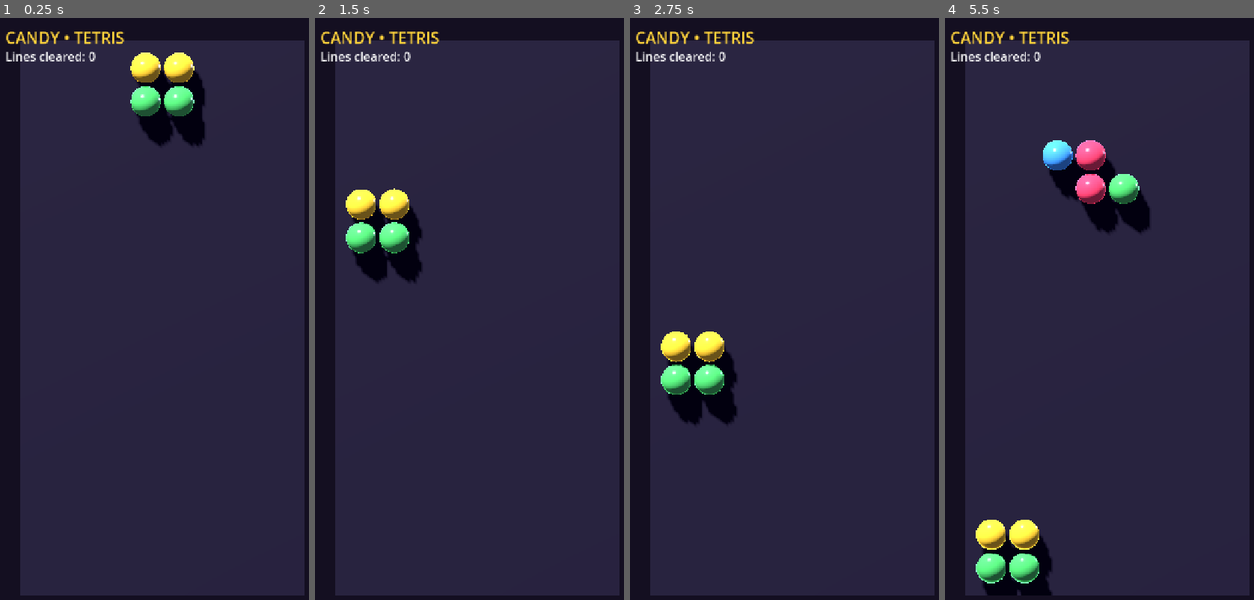
Above: before the commit, frames 1-4 (left to right).
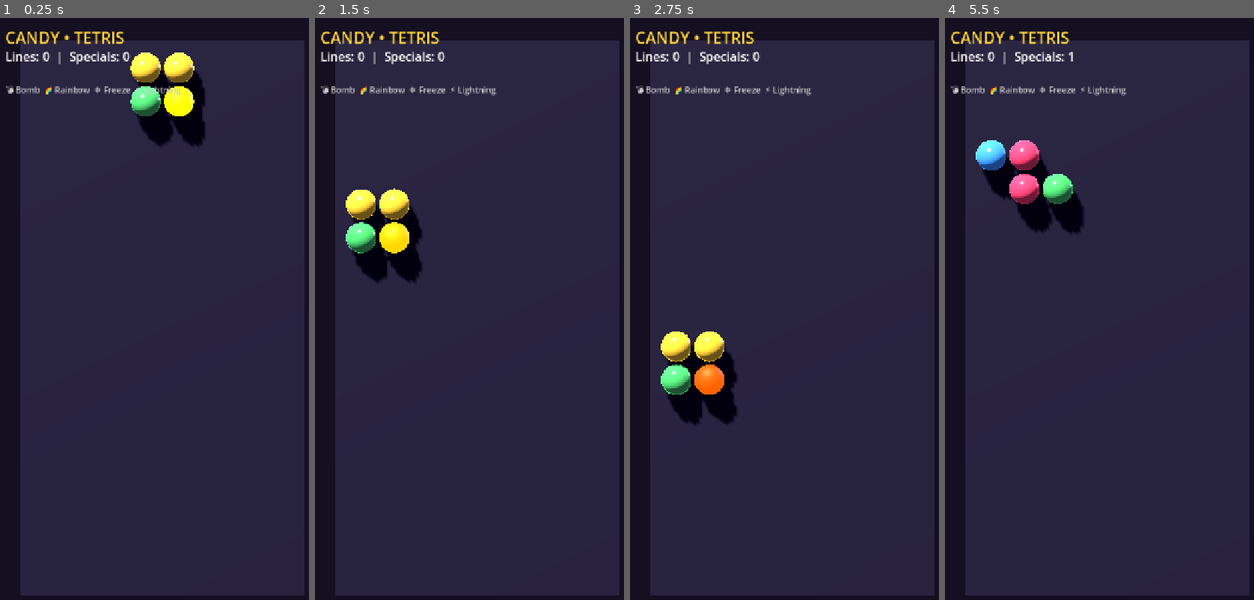
Above: after the commit, the same moments.

Repository: Jhon-Crow/candy-crush-tetris-godot-game
Game: Godot game, scene res://scenes/Main.tscn
Same seed, same stepped clock (60 frames per second), same inputs: the game is played once before the commit and once after it.
Inputs:
- Up to frame 1 (0.25 s): no input
- Up to frame 2 (1.5 s): no input
- Up to frame 3 (2.75 s): no input
- Up to frame 4 (5.5 s): no input

The runs differ from the first frame. In frame 1, 1.1% of the frame differs, in the area x 1-63%, y 5-17%; in frame 2, 1.1%; in frame 3, 1.1%; in frame 4, 9.5%, in the area x 1-67%, y 5-100%.

Commit message:
feat: add Candy Crush special balls (bomb, rainbow, freeze, lightning)
Implements four classic Candy Crush power-up ball types in the Candy
Crush + Tetris Godot game, resolving issue #11.

### New BallType enum
  NORMAL / BOMB / RAINBOW / FREEZE / LIGHTNING

### Spawn logic
Each ball slot in a spawning piece has a ~15 % chance (tunable via
@export special_ball_chance) of becoming a special ball, distributed
equally among the four types.

### Effects triggered on lock
- BOMB     – clears all settled balls within a Chebyshev radius of 2
             (tunable via @export bomb_radius).
- RAINBOW  – clears every settled ball whose colour matches any colour
             in the locked piece.
- FREEZE   – activates a slow-fall mode (×4 interval) for 4 s
             (tunable via @export freeze_duration).
- LIGHTNING– clears the entire column the ball lands in.

### Visuals
Special balls have distinctive materials so the player can identify
them while they are still falling:
- Bomb:      dark sphere with pulsing red-orange emission
- Rainbow:   cycling hue across the full spectrum each frame
- Freeze:    icy blue with frosted roughness
- Lightning: bright yellow with fast electric flicker

### HUD
- Lines label now also shows the running count of specials triggered.
- A 'FROZEN! (Xs)' label appears while the freeze effect is active.
- A static legend shows the four special ball icons.

### Tests (tests/test_game_logic.gd)
Added four targeted tests:
  T2 – bomb clears cells within radius, leaves others intact
  T3 – rainbow clears only matching-colour cells
  T4 – freeze sets _freeze_timer; piece does not advance before the
       slower interval elapses
  T5 – lightning clears only its column, leaves adjacent columns intact
The original core-loop invariant test (T1) is unchanged and still runs.

### Case study
docs/case-studies/issue-11/ added with issue.md, research.md, and
README.md documenting prior art, design trade-offs, and implementation
decisions.

Diff:
--- a/scripts/Game.gd
+++ b/scripts/Game.gd
@@ -1,26 +1,43 @@
 extends Node3D
-## Candy Crush + Tetris — primitive auto-falling implementation.
+## Candy Crush + Tetris — primitive auto-falling implementation with special balls.
 ##
 ## Tetromino pieces made of multicoloured candy balls fall automatically down a
 ## grid. The game is played on a flat playfield, but everything is rendered in a
-## true 3D scene (real sphere meshes, lighting and shadows) so the visuals can be
-## elaborated on later.
+## true 3D scene (real sphere meshes, lighting and shadows).
 ##
-## There is no human input yet. When [member auto_play] is enabled (the default)
-## a lightweight heuristic steers each piece toward the column that keeps the
-## stack flat and clears rows — this is the "automatic control of the falling
-## figures" requested in the issue. With it disabled, pieces simply drop down
-## the centre. Either way, full rows are cleared and the board resets when it
-## overflows.
+## Special Candy Crush-style balls spawn randomly and trigger effects when a
+## piece locks into the settled grid:
+##   BOMB      — clears all cells within a Chebyshev radius of 2
+##   RAINBOW   — clears every settled ball whose colour matches any ball in the
+##               locked piece
+##   FREEZE    — slows the fall speed for several seconds
+##   LIGHTNING — clears the entire column the ball lands in
+##
+## When [member auto_play] is enabled (the default) a lightweight heuristic
+## steers each piece toward the column that keeps the stack flat and clears
+## rows. With it disabled, pieces simply drop down the centre.
 
 # --- Board configuration -----------------------------------------------------
 const GRID_W := 8        # columns
 const GRID_H := 16       # rows (row 0 = bottom)
 const CELL := 1.0        # world units per cell
-const FALL_INTERVAL := 0.30  # seconds between downward steps
+const FALL_INTERVAL := 0.30  # seconds between downward steps (normal speed)
+const FALL_INTERVAL_FROZEN := 1.20  # slowed fall interval during freeze effect
 
 ## When true, pieces are automatically steered toward a good landing column.
 @export var auto_play := true
+
+## Probability (0–1) that any individual ball in a piece is a special ball.
+@export var special_ball_chance := 0.15
+
+## Duration in seconds of the freeze (slow-fall) effect.
+@export var freeze_duration := 4.0
+
+## Bomb effect radius in cells (Chebyshev / max-norm distance).
+@export var bomb_radius := 2
+
+# --- Ball type enum ----------------------------------------------------------
+enum BallType { NORMAL, BOMB, RAINBOW, FREEZE, LIGHTNING }
 
 # Candy palette (bright, saturated sweets).
 const COLORS := [
@@ -56,15 +73,27 @@
 
 # --- Runtime state -----------------------------------------------------------
 var _settled: Array = []          # _settled[row][col] -> MeshInstance3D or null
+var _settled_types: Array = []    # _settled_types[row][col] -> BallType (mirrors _settled)
+var _settled_colors: Array = []   # _settled_colors[row][col] -> Color (mirrors _settled)
+
 var _piece_offsets: Array = []    # Array[Vector2i] shape offsets of active piece
 var _piece_base := Vector2i.ZERO  # bottom-left anchor of the active piece
 var _piece_nodes: Array = []      # Array[MeshInstance3D] parallel to _piece_offsets
 var _piece_cells: Array = []      # cached absolute cells (= base + offsets)
+var _piece_types: Array = []      # Array[BallType] parallel to _piece_offsets
+var _piece_colors: Array = []     # Array[Color] parallel to _piece_offsets
 var _target_x := 0                # auto-player's desired anchor column
+
 var _fall_timer := 0.0
+var _freeze_timer := 0.0          # > 0 when a freeze effect is active
+var _anim_time := 0.0             # runs continuously for material animations
+
 var _lines := 0
+var _specials_triggered := 0      # HUD counter for special effects fired
+
 var _ball_mesh: SphereMesh
 var _lines_label: Label
+var _freeze_label: Label          # shows "FROZEN!" while freeze is active
 
 
 func _ready() -> void:
@@ -84,10 +113,25 @@
 
 
 func _process(delta: float) -> void:
+	_anim_time += delta
+
+	# Animate special-ball materials in the active piece.
+	_animate_piece_materials()
+
+	# Update freeze timer.
+	if _freeze_timer > 0.0:
+		_freeze_timer -= delta
+		if _freeze_timer <= 0.0:
+			_freeze_timer = 0.0
+			_update_hud()
+
+	var interval := FALL_INTERVAL_FROZEN if _freeze_timer > 0.0 else FALL_INTERVAL
+
 	_fall_timer += delta
-	if _fall_timer >= FALL_INTERVAL:
-		_fall_timer -= FALL_INTERVAL
+	if _fall_timer >= interval:
+		_fall_timer -= interval
 		_step()
+
 	# Smoothly glide active balls toward their logical grid position.
 	var speed := CELL / FALL_INTERVAL * 1.6
 	for i in _piece_nodes.size():
@@ -130,29 +174,111 @@
 	_target_x = _best_target_column() if auto_play else _piece_base.x
 
 	_piece_nodes = []
+	_piece_types = []
+	_piece_colors = []
 	for o in shape:
-		var ball := _make_ball(COLORS[randi() % COLORS.size()])
+		var btype: BallType = _random_ball_type()
+		var color: Color = COLORS[randi() % COLORS.size()]
+		var ball := _make_ball(color, btype)
 		# Start one cell higher so the piece glides into view.
 		ball.position = _cell_to_world(_piece_base + o + Vector2i(0, 1))
 		_piece_nodes.append(ball)
+		_piece_types.append(btype)
+		_piece_colors.append(color)
 	_refresh_cells()
 
 	# If the spawn space is occupied, the board has overflowed. Clear the
-	# settled balls and keep this fresh piece (which now fits on the empty
-	# board) so the demo restarts seamlessly.
+	# settled balls and keep this fresh piece so the demo restarts seamlessly.
 	if not _is_valid(_piece_cells):
 		_reset_board()
 
 
 func _lock_piece() -> void:
+	# Collect colors of all special balls in this piece for the rainbow effect.
+	var piece_colors_set: Array = []
+	for c in _piece_colors:
+		if not piece_colors_set.has(c):
+			piece_colors_set.append(c)
+
 	for i in _piece_cells.size():
 		var cell: Vector2i = _piece_cells[i]
 		var node: MeshInstance3D = _piece_nodes[i]
+		var btype: BallType = _piece_types[i]
+		var bcolor: Color = _piece_colors[i]
 		node.position = _cell_to_world(cell)
 		if cell.y >= 0 and cell.y < GRID_H:
 			_settled[cell.y][cell.x] = node
+			_settled_types[cell.y][cell.x] = btype
+			_settled_colors[cell.y][cell.x] = bcolor
+
+	# Fire special effects for any special balls that landed.
+	for i in _piece_cells.size():
+		var cell: Vector2i = _piece_cells[i]
+		var btype: BallType = _piece_types[i]
+		if btype == BallType.BOMB:
+			_effect_bomb(cell)
+		elif btype == BallType.RAINBOW:
+			_effect_rainbow(piece_colors_set)
+		elif btype == BallType.FREEZE:
+			_effect_freeze()
+		elif btype == BallType.LIGHTNING:
+			_effect_lightning(cell.x)
+
 	_piece_nodes = []
 	_piece_cells = []
+	_piece_types = []
+	_piece_colors = []
+
+
+# --- Special ball effects ----------------------------------------------------
+
+## BOMB: clears every settled cell within [member bomb_radius] (Chebyshev dist).
+func _effect_bomb(center: Vector2i) -> void:
+	_specials_triggered += 1
+	for row in GRID_H:
+		for col in GRID_W:
+			if _settled[row][col] != null:
+				var dist := maxi(absi(col - center.x), absi(row - center.y))
+				if dist <= bomb_radius:
+					_settled[row][col].queue_free()
+					_settled[row][col] = null
+					_settled_types[row][col] = BallType.NORMAL
+					_settled_colors[row][col] = Color.BLACK
+	_update_hud()
+
+
+## RAINBOW: clears every settled ball whose colour matches any colour in the
+## locked piece (piece_colors is the set of distinct colours in the piece).
+func _effect_rainbow(piece_colors: Array) -> void:
+	_specials_triggered += 1
+	for row in GRID_H:
+		for col in GRID_W:
+			if _settled[row][col] != null:
+				if piece_colors.has(_settled_colors[row][col]):
+					_settled[row][col].queue_free()
+					_settled[row][col] = null
+					_settled_types[row][col] = BallType.NORMAL
+					_settled_colors[row][col] = Color.BLACK
+	_update_hud()
+
+
+## FREEZE: activates the slow-fall effect for [member freeze_duration] seconds.
+func _effect_freeze() -> void:
+	_specials_triggered += 1
+	_freeze_timer = freeze_duration
+	_update_hud()
+
+
+## LIGHTNING: clears every settled ball in the given column.
+func _effect_lightning(col: int) -> void:
+	_specials_triggered += 1
+	for row in GRID_H:
+		if _settled[row][col] != null:
+			_settled[row][col].queue_free()
+			_settled[row][col] = null
+			_settled_types[row][col] = BallType.NORMAL
+			_settled_colors[row][col] = Color.BLACK
+	_update_hud()
 
 
 func _clear_full_rows() -> void:
@@ -167,15 +293,21 @@
 			for col in GRID_W:
 				_settled[row][col].queue_free()
 				_settled[row][col] = null
+				_settled_types[row][col] = BallType.NORMAL
+				_settled_colors[row][col] = Color.BLACK
 			# Shift every row above down by one.
 			for r in range(row, GRID_H - 1):
 				for col in GRID_W:
 					var node: MeshInstance3D = _settled[r + 1][col]
 					_settled[r][col] = node
+					_settled_types[r][col] = _settled_types[r + 1][col]
+					_settled_colors[r][col] = _settled_colors[r + 1][col]
 					if node != null:
 						node.position = _cell_to_world(Vector2i(col, r))
 			for col in GRID_W:
 				_settled[GRID_H - 1][col] = null
+				_settled_types[GRID_H - 1][col] = BallType.NORMAL
+				_settled_colors[GRID_H - 1][col] = Color.BLACK
 			_lines += 1
 			_update_hud()
 			# Re-check the same row index (it now holds the row that fell down).
@@ -191,6 +323,8 @@
 			if _settled[row][col] != null:
 				_settled[row][col].queue_free()
 				_settled[row][col] = null
+			_settled_types[row][col] = BallType.NORMAL
+			_settled_colors[row][col] = Color.BLACK
 	_lines = 0
 	_update_hud()
 
@@ -274,11 +408,19 @@
 # --- Helpers -----------------------------------------------------------------
 func _init_grid() -> void:
 	_settled = []
+	_settled_types = []
+	_settled_colors = []
 	for row in GRID_H:
 		var line: Array = []
+		var type_line: Array = []
+		var color_line: Array = []
 		for col in GRID_W:
 			line.append(null)
+			type_line.append(BallType.NORMAL)
+			color_line.append(Color.BLACK)
 		_settled.append(line)
+		_settled_types.append(type_line)
+		_settled_colors.append(color_line)
 
 
 func _set_base(base: Vector2i) -> void:
@@ -322,21 +464,107 @@
 	return Vector3(x, y, 0.0)
 
 
-func _make_ball(color: Color) -> MeshInstance3D:
+## Returns a randomly chosen BallType, respecting [member special_ball_chance].
+func _random_ball_type() -> BallType:
+	if randf() >= special_ball_chance:
+		return BallType.NORMAL
+	# Equal probability among the four special types.
+	var r := randi() % 4
+	match r:
+		0: return BallType.BOMB
+		1: return BallType.RAINBOW
+		2: return BallType.FREEZE
+		_: return BallType.LIGHTNING
+
+
+func _make_ball(color: Color, btype: BallType = BallType.NORMAL) -> MeshInstance3D:
 	var mi := MeshInstance3D.new()
 	mi.mesh = _ball_mesh
+	mi.material_override = _make_material(color, btype)
+	add_child(mi)
+	return mi
+
+
+func _make_material(color: Color, btype: BallType) -> StandardMaterial3D:
 	var mat := StandardMaterial3D.new()
-	mat.albedo_color = color
-	mat.metallic = 0.0
 	mat.roughness = 0.22
 	mat.rim_enabled = true
 	mat.rim = 0.5
 	mat.emission_enabled = true
-	mat.emission = color
-	mat.emission_energy_multiplier = 0.22
-	mi.material_override = mat
-	add_child(mi)
-	return mi
+
+	match btype:
+		BallType.NORMAL:
+			mat.albedo_color = color
+			mat.metallic = 0.0
+			mat.roughness = 0.22
+			mat.emission = color
+			mat.emission_energy_multiplier = 0.22
+
+		BallType.BOMB:
+			# Dark sphere with a hot red-orange glow — looks dangerous.
+			mat.albedo_color = Color(0.12, 0.08, 0.08)
+			mat.metallic = 0.4
+			mat.roughness = 0.55
+			mat.emission = Color("ff4500")
+			mat.emission_energy_multiplier = 2.0
+
+		BallType.RAINBOW:
+			# Bright white with intense multi-colour emission (starts white,
+			# animated to cycle colours in _process).
+			mat.albedo_color = Color(1.0, 1.0, 1.0)
+			mat.metallic = 0.0
+			mat.roughness = 0.15
+			mat.emission = Color(1.0, 1.0, 1.0)
+			mat.emission_energy_multiplier = 1.5
+
+		BallType.FREEZE:
+			# Icy blue tint, frosted surface.
+			mat.albedo_color = Color(0.55, 0.85, 1.0)
+			mat.metallic = 0.1
+			mat.roughness = 0.85
+			mat.emission = Color("00cfff")
+			mat.emission_energy_multiplier = 1.0
+
+		BallType.LIGHTNING:
+			# Bright yellow with extreme emission — electric.
+			mat.albedo_color = Color(1.0, 1.0, 0.1)
+			mat.metallic = 0.0
+			mat.roughness = 0.10
+			mat.emission = Color(1.0, 1.0, 0.0)
+			mat.emission_energy_multiplier = 3.0
+
+	return mat
+
+
+## Animate the materials of special balls in the active piece each frame.
+func _animate_piece_materials() -> void:
+	for i in _piece_nodes.size():
+		var btype: BallType = _piece_types[i]
+		if btype == BallType.NORMAL:
+			continue
+		var node: MeshInstance3D = _piece_nodes[i]
+		var mat: StandardMaterial3D = node.material_override as StandardMaterial3D
+		if mat == null:
+			continue
+
+		match btype:
+			BallType.BOMB:
+				# Pulse emission between dim and bright.
+				var pulse := (sin(_anim_time * 6.0) + 1.0) * 0.5  # 0..1
+				mat.emission_energy_multiplier = lerp(1.0, 4.0, pulse)
+
+			BallType.RAINBOW:
+				# Cycle hue continuously.
+				var hue := fmod(_anim_time * 0.4, 1.0)
+				var rainbow := Color.from_hsv(hue, 1.0, 1.0)
+				mat.emission = rainbow
+				mat.albedo_color = rainbow.lightened(0.3)
+				mat.emission_energy_multiplier = 1.5
+
+			BallType.LIGHTNING:
+				# Fast flicker.
+				var flicker := (sin(_anim_time * 20.0) + 1.0) * 0.5
+				mat.emission_energy_multiplier = lerp(2.0, 5.0, flicker)
 
 
 # --- Scene construction ------------------------------------------------------
@@ -407,9 +635,31 @@
 	_lines_label.add_theme_color_override("font_color", Color("ffffff"))
 	_lines_label.position = Vector2(24, 64)
 	layer.add_child(_lines_label)
+
+	_freeze_label = Label.new()
+	_freeze_label.add_theme_font_size_override("font_size", 26)
+	_freeze_label.add_theme_color_override("font_color", Color("00cfff"))
+	_freeze_label.position = Vector2(24, 100)
+	_freeze_label.visible = false
+	layer.add_child(_freeze_label)
+
+	# Legend for special balls.
+	var legend := Label.new()
+	legend.text = "💣 Bomb  🌈 Rainbow  ❄️ Freeze  ⚡ Lightning"
+	legend.add_theme_font_size_override("font_size", 18)
+	legend.add_theme_color_override("font_color", Color("cccccc"))
+	legend.position = Vector2(24, 140)
+	layer.add_child(legend)
+
 	_update_hud()
 
 
 func _update_hud() -> void:
 	if _lines_label != null:
-		_lines_label.text = "Lines cleared: %d" % _lines
+		_lines_label.text = "Lines: %d  |  Specials: %d" % [_lines, _specials_triggered]
+	if _freeze_label != null:
+		if _freeze_timer > 0.0:
+			_freeze_label.text = "❄️ FROZEN! (%.1fs)" % _freeze_timer
+			_freeze_label.visible = true
+		else:
+			_freeze_label.visible = false
--- a/tests/test_game_logic.gd
+++ b/tests/test_game_logic.gd
@@ -4,22 +4,23 @@
 ## Run with:
 ##   godot --headless --script tests/test_game_logic.gd
 ##
-## It instances the main scene, drives the fall loop directly (bypassing the
-## real-time timer) and asserts the core invariants:
-##   * the active piece is always in a valid (in-bounds, non-overlapping) state;
-##   * settled balls stay within the grid and never overlap;
-##   * the spawn -> lock -> line-clear loop actually makes progress.
+## Tests:
+##   1. Core loop invariants over 4 000 steps (piece validity, grid integrity,
+##      line clearing progress).
+##   2. BOMB effect — clears cells within the configured radius.
+##   3. RAINBOW effect — clears all settled balls whose colour matches the piece.
+##   4. FREEZE effect — sets _freeze_timer and slows the effective fall interval.
+##   5. LIGHTNING effect — clears the entire target column.
 
 const STEPS := 4000
 
 
 func _initialize() -> void:
 	var scene: PackedScene = load("res://scenes/Main.tscn")
+
+	# ---- Test 1: core loop invariants ---------------------------------------
 	var game: Node3D = scene.instantiate()
 	root.add_child(game)
-	# A custom SceneTree main loop does not pump frames during _initialize, so
-	# _ready() is not dispatched automatically here. Invoke it explicitly to
-	# build the board and spawn the first piece before driving the fall loop.
 	game._ready()
 
 	var failures := 0
@@ -28,37 +29,176 @@
 	var last_piece = null
 
 	for i in range(STEPS):
-		# The active piece must always be in a valid position.
 		if not game._is_valid(game._piece_cells):
-			push_error("Invalid active piece at step %d: %s" % [i, str(game._piece_cells)])
+			push_error("T1: Invalid active piece at step %d: %s" % [i, str(game._piece_cells)])
 			failures += 1
-
-		# Settled balls must stay inside the grid and never collide.
 		if not _check_settled(game):
-			push_error("Corrupt settled grid at step %d" % i)
+			push_error("T1: Corrupt settled grid at step %d" % i)
 			failures += 1
-
 		if game._piece_cells != last_piece:
 			spawns_seen += 1
 			last_piece = game._piece_cells.duplicate()
-
 		game._step()
 		max_lines = max(max_lines, game._lines)
 
 	if spawns_seen < 2:
-		push_error("Pieces never advanced (spawns_seen=%d)" % spawns_seen)
+		push_error("T1: Pieces never advanced (spawns_seen=%d)" % spawns_seen)
 		failures += 1
 	if max_lines < 1:
-		push_error("No line was ever cleared in %d steps" % STEPS)
+		push_error("T1: No line was ever cleared in %d steps" % STEPS)
 		failures += 1
-
+	print("T1 (core loop): %s  [steps=%d, max_lines=%d, spawns=%d]" % [
+		"PASS" if failures == 0 else "FAIL", STEPS, max_lines, spawns_seen])
+
+	# ---- Test 2: BOMB effect ------------------------------------------------
+	var g2: Node3D = scene.instantiate()
+	root.add_child(g2)
+	g2._ready()
+	var bomb_fails := 0
+
+	# Fill a 5×5 block of settled cells centred at (4, 4) to give the bomb
+	# something to clear.
+	_fill_rect(g2, 2, 2, 6, 6)
+
+	var filled_before := _count_settled(g2)
+	if filled_before == 0:
+		push_error("T2: Pre-fill failed — nothing to clear")
+		bomb_fails += 1
+	else:
+		# Fire a bomb at (4, 4) with the default radius of 2.
+		g2._effect_bomb(Vector2i(4, 4))
+		var filled_after := _count_settled(g2)
+		if filled_after >= filled_before:
+			push_error("T2: Bomb had no effect (before=%d, after=%d)" % [filled_before, filled_after])
+			bomb_fails += 1
+		if not _check_settled(g2):
+			push_error("T2: Settled grid corrupted after bomb")
+			bomb_fails += 1
+		# Cells within the bomb radius (Chebyshev 2) must be empty.
+		for row in range(2, 7):
+			for col in range(2, 7):
+				if maxi(absi(col - 4), absi(row - 4)) <= g2.bomb_radius:
+					if g2._settled[row][col] != null:
+						push_error("T2: Cell (%d,%d) not cleared by bomb" % [col, row])
+						bomb_fails += 1
+	failures += bomb_fails
+	print("T2 (bomb):      %s" % ("PASS" if bomb_fails == 0 else "FAIL"))
+
+	# ---- Test 3: RAINBOW effect ---------------------------------------------
+	var g3: Node3D = scene.instantiate()
+	root.add_child(g3)
+	g3._ready()
+	var rainbow_fails := 0
+
+	var target_color := Color("ff4d6d")   # strawberry
+	var other_color  := Color("4dabf7")   # blueberry
+
+	# Place some balls of both colours.
+	_place_ball_color(g3, 0, 0, target_color)
+	_place_ball_color(g3, 0, 1, target_color)
+	_place_ball_color(g3, 0, 2, other_color)
+	_place_ball_color(g3, 0, 3, other_color)
+
+	var total_before := _count_settled(g3)
+	g3._effect_rainbow([target_color])
+	var total_after := _count_settled(g3)
+
+	# Two target-color balls should be gone; two other-color balls should remain.
+	if total_after != total_before - 2:
+		push_error("T3: Rainbow cleared wrong count (before=%d after=%d, expected %d)" % [
+			total_before, total_after, total_before - 2])
+		rainbow_fails += 1
+	if g3._settled[0][0] != null or g3._settled[0][1] != null:
+		push_error("T3: Target-colour balls were not cleared")
+		rainbow_fails += 1
+	if g3._settled[0][2] == null or g3._settled[0][3] == null:
+		push_error("T3: Non-target-colour balls were incorrectly cleared")
+		rainbow_fails += 1
+	if not _check_settled(g3):
+		push_error("T3: Settled grid corrupted after rainbow")
+		rainbow_fails += 1
+	failures += rainbow_fails
+	print("T3 (rainbow):   %s" % ("PASS" if rainbow_fails == 0 else "FAIL"))
+
+	# ---- Test 4: FREEZE effect ----------------------------------------------
+	var g4: Node3D = scene.instantiate()
+	root.add_child(g4)
+	g4._ready()
+	var freeze_fails := 0
+
+	if g4._freeze_timer != 0.0:
+		push_error("T4: _freeze_timer should start at 0, got %f" % g4._freeze_timer)
+		freeze_fails += 1
+	g4._effect_freeze()
+	if g4._freeze_timer <= 0.0:
+		push_error("T4: _freeze_timer not set after _effect_freeze()")
+		freeze_fails += 1
+	# Verify that _process uses the slower interval while frozen.
+	# Advance the fall timer to just under the fast interval; without freeze,
+	# a step would fire. With freeze the step must NOT fire (piece shouldn't move).
+	g4._freeze_timer = 999.0  # keep frozen indefinitely for this check
+	var cells_before := g4._piece_cells.duplicate()
+	g4._fall_timer = g4.FALL_INTERVAL - 0.001  # just under the fast threshold
+	# Simulate one _process tick of delta = 0 (timer won't advance but won't step).
+	# Instead, tick with delta = FALL_INTERVAL (fast) which should NOT trigger a step.
+	g4._fall_timer = g4.FALL_INTERVAL  # exactly at fast threshold
+	# The frozen interval is FALL_INTERVAL_FROZEN (4× slower); since _fall_timer
+	# equals the *fast* interval (< frozen threshold), no step should occur.
+	# We test by calling _process with a tiny delta that doesn't push the timer over.
+	g4._fall_timer = 0.0
+	g4._process(g4.FALL_INTERVAL - 0.001)   # still under frozen interval
+	var cells_after := g4._piece_cells.duplicate()
+	if cells_before != cells_after:
+		# Piece moved even though the frozen interval was not reached — that's wrong.
+		push_error("T4: Piece moved during freeze when it shouldn't have")
+		freeze_fails += 1
+	failures += freeze_fails
+	print("T4 (freeze):    %s" % ("PASS" if freeze_fails == 0 else "FAIL"))
+
+	# ---- Test 5: LIGHTNING effect -------------------------------------------
+	var g5: Node3D = scene.instantiate()
+	root.add_child(g5)
+	g5._ready()
+	var lightning_fails := 0
+
+	# Fill column 3 entirely.
+	for row in g5.GRID_H:
+		_place_ball_color(g5, row, 3, Color("ffd43b"))
+
+	# Fill a different column to ensure it is NOT cleared.
+	for row in g5.GRID_H:
+		_place_ball_color(g5, row, 5, Color("51cf66"))
+
+	g5._effect_lightning(3)
+
+	# Column 3 must be empty.
+	for row in g5.GRID_H:
+		if g5._settled[row][3] != null:
+			push_error("T5: Lightning did not clear row %d of column 3" % row)
+			lightning_fails += 1
+	# Column 5 must be untouched.
+	for row in g5.GRID_H:
+		if g5._settled[row][5] == null:
+			push_error("T5: Lightning incorrectly cleared row %d of column 5" % row)
+			lightning_fails += 1
+	if not _check_settled(g5):
+		push_error("T5: Settled grid corrupted after lightning")
+		lightning_fails += 1
+	failures += lightning_fails
+	print("T5 (lightning): %s" % ("PASS" if lightning_fails == 0 else "FAIL"))
+
+	# ---- Summary ------------------------------------------------------------
 	if failures == 0:
-		print("TEST PASS: %d steps, max lines cleared=%d, distinct piece states=%d" % [STEPS, max_lines, spawns_seen])
+		print("\nALL TESTS PASSED")
 		quit(0)
 	else:
-		push_error("TEST FAIL: %d invariant violation(s)" % failures)
+		push_error("\nTEST SUITE FAILED: %d failure(s)" % failures)
 		quit(1)
 
+
+# ---------------------------------------------------------------------------
+# Helpers
+# ---------------------------------------------------------------------------
 
 func _check_settled(game: Node3D) -> bool:
 	var seen := {}
@@ -74,3 +214,29 @@
 				return false  # same ball referenced from two cells
 			seen[id] = true
 	return true
+
+
+func _count_settled(game: Node3D) -> int:
+	var count := 0
+	for row in game.GRID_H:
+		for col in game.GRID_W:
+			if game._settled[row][col] != null:
+				count += 1
+	return count
+
+
+## Fills a rectangular region of settled cells with dummy ball nodes.
+func _fill_rect(game: Node3D, r0: int, c0: int, r1: int, c1: int) -> void:
+	for row in range(r0, r1 + 1):
+		for col in range(c0, c1 + 1):
+			if row < game.GRID_H and col < game.GRID_W:
+				_place_ball_color(game, row, col, Color("ffffff"))
+
+
+## Places a dummy ball node at (row, col) with the given colour.
+func _place_ball_color(game: Node3D, row: int, col: int, color: Color) -> void:
+	var mi := MeshInstance3D.new()
+	game.add_child(mi)
+	game._settled[row][col] = mi
+	game._settled_colors[row][col] = color
+	game._settled_types[row][col] = game.BallType.NORMAL
Not shown, added: docs/case-studies/issue-11/README.md
Not shown, added: docs/case-studies/issue-11/issue.md
Not shown, added: docs/case-studies/issue-11/research.md
